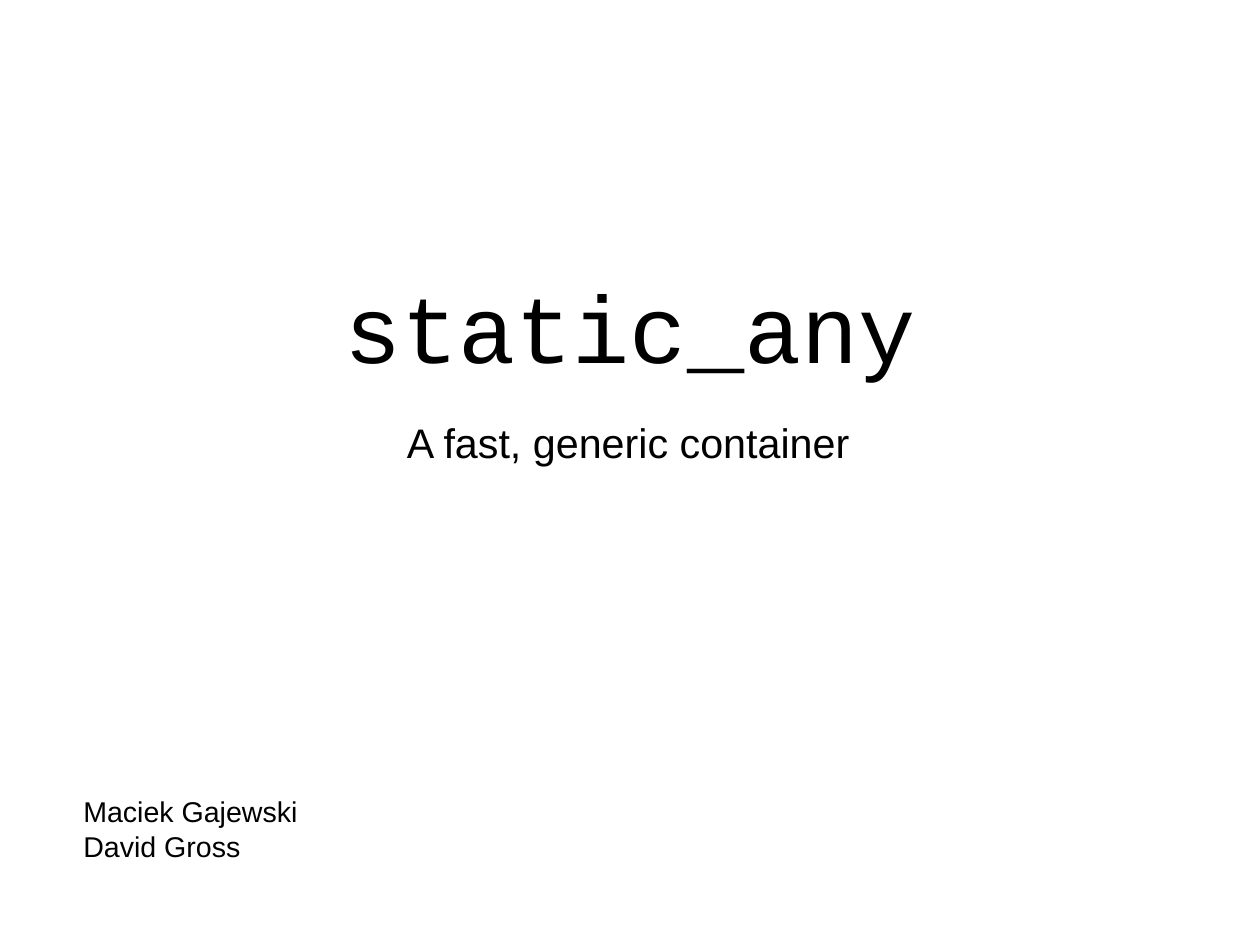
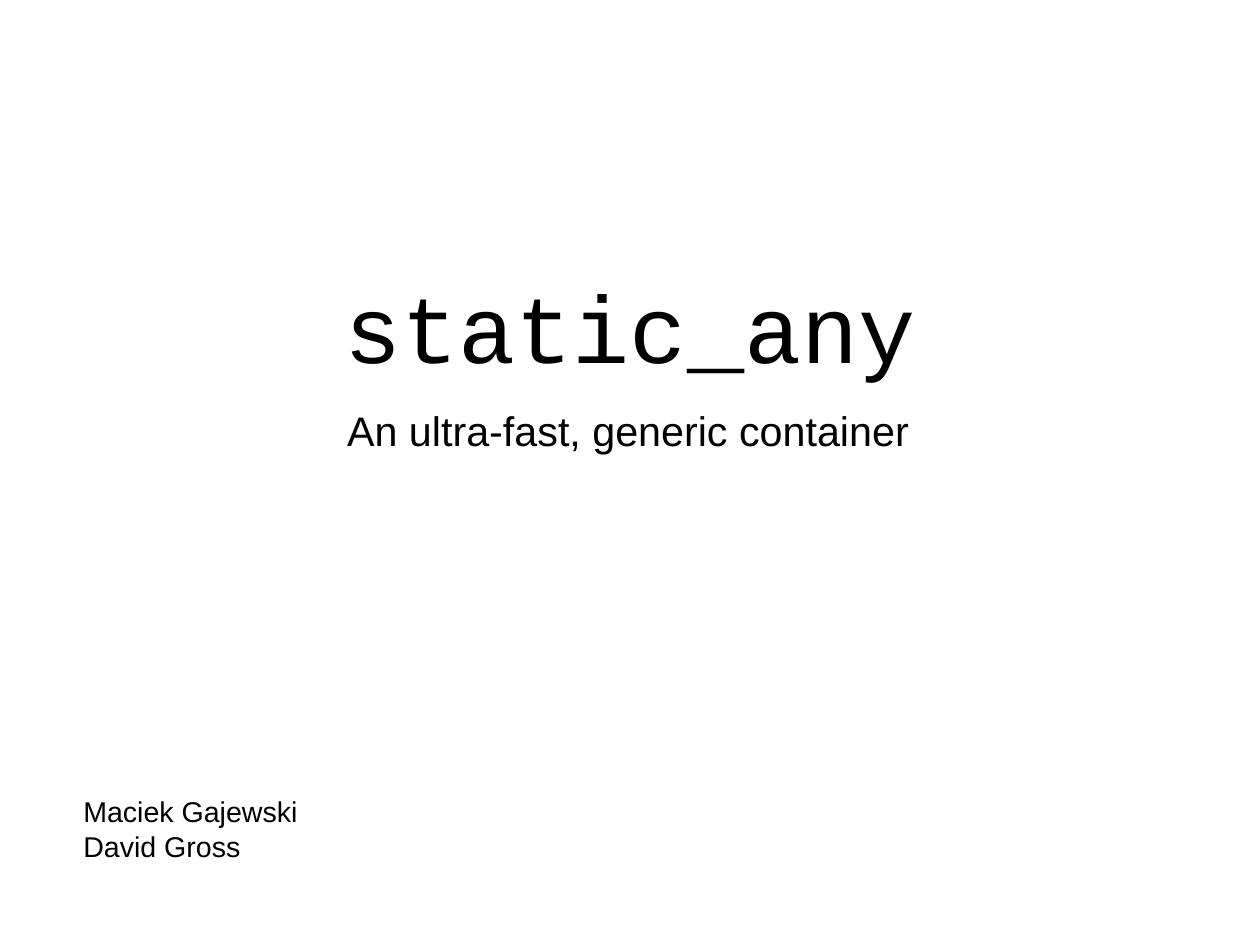
Before and after one commit to david-grs/static_any, a slide deck: slide 1 of static_any-lightning.odp. Drawn at 1260x945 pixels with LibreOffice and Linux fonts; fonts in the diff are those of the drawing. Boxes give left, top, right and bottom in pixels: in the first picture for what was removed or moved away, otherwise in the second. Text is boxed around its words. In the diff, an @@ line names an element or a change of style, - is before the commit and + after.

```diff
--- a/static_any-lightning.odp
+++ b/static_any-lightning.odp
@@ text at box(347, 416, 909, 455): text changed @@
-A fast, generic container
+An ultra-fast, generic container
```
Also in this commit, not shown: 3 other slides changed.
